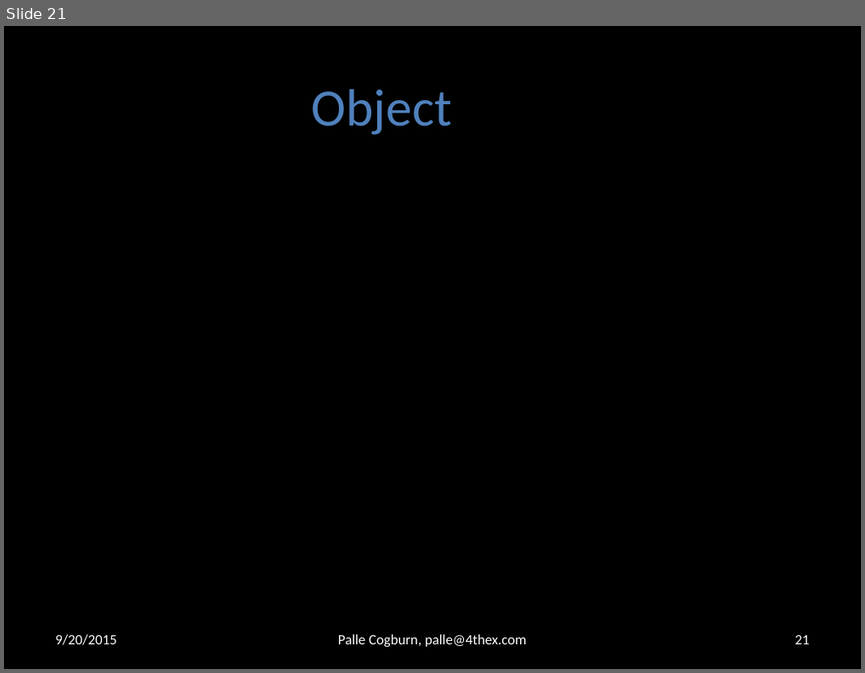
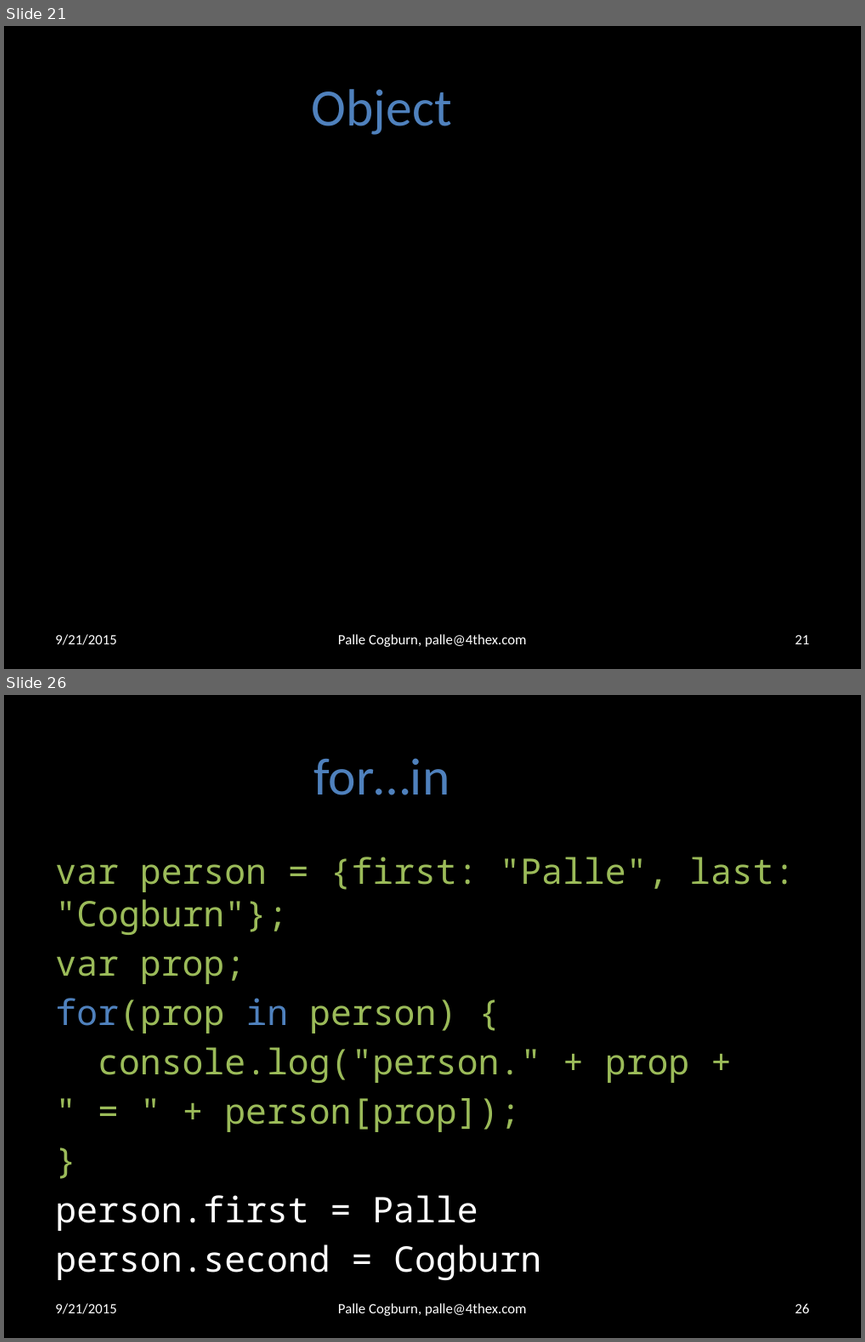
Before and after one commit to 4thex/JSRobot, a slide deck: doc/Computer Programming 1.pptx. Shown one above the other, each under a label of ours: slide 21 before the commit, slides 21 and 26 after it; the slides between them are not shown. The pictures are 865x673 and 865x1342 pixels, drawn with LibreOffice and Linux fonts; fonts in the diff are those of the drawing; background and template pictures are left out. Boxes give left, top, right and bottom in pixels: in the first picture for what was removed or moved away, otherwise in the second. Text is boxed around its words. In the diff, an @@ line names an element or a change of style, - is before the commit and + after.

```diff
--- a/doc/Computer Programming 1.pptx
+++ b/doc/Computer Programming 1.pptx
@@ slide 26 added at (4, 695, 861, 1338), background #000000 @@
@@ title added at (313, 758, 449, 795), 44 pt, text #4F81BD @@
+for…in
@@ text added at (55, 857, 794, 1280), 29.6 pt, text #9BBB59 @@
+var person = {first: "Palle", last: "Cogburn"};
+var prop;
+for(prop in person) {
+console.log("person." + prop +
+" = " + person[prop]);
+}
+person.first = Palle
+person.second = Cogburn
@@ text added at (55, 1303, 116, 1314), 12 pt, text #FFFFFF @@
+9/21/2015
@@ text added at (338, 1303, 527, 1315), 12 pt, text #FFFFFF @@
+Palle Cogburn, palle@4thex.com
@@ page number added at (794, 1303, 809, 1313), 12 pt, text #FFFFFF @@
+26
@@ slide 21 changed as well @@
@@ text at (55, 634, 116, 645): text changed @@
-9/20/2015
+9/21/2015
```
Also in this commit, not shown: 29 other slides changed, 8 other slides added, 1 other file.
